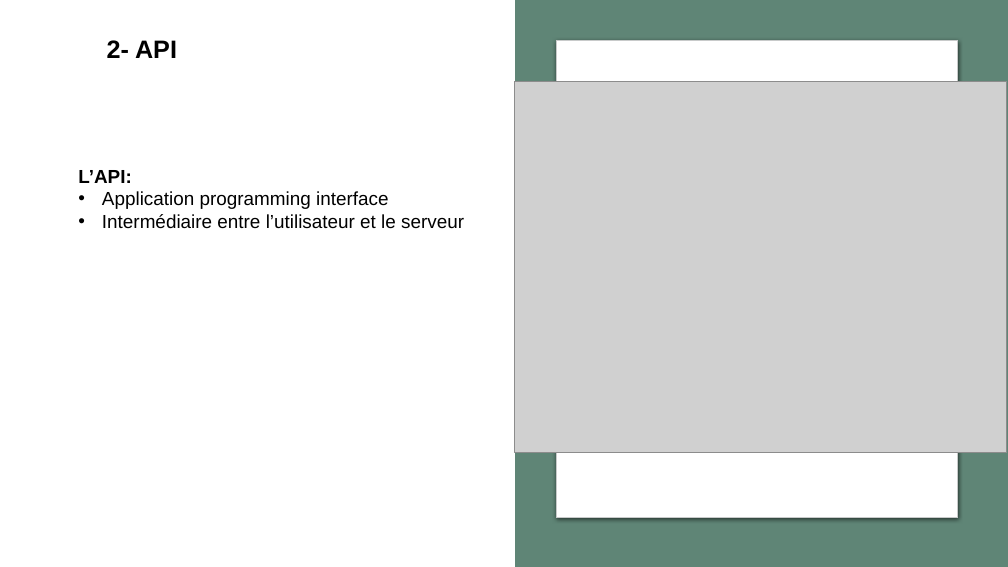
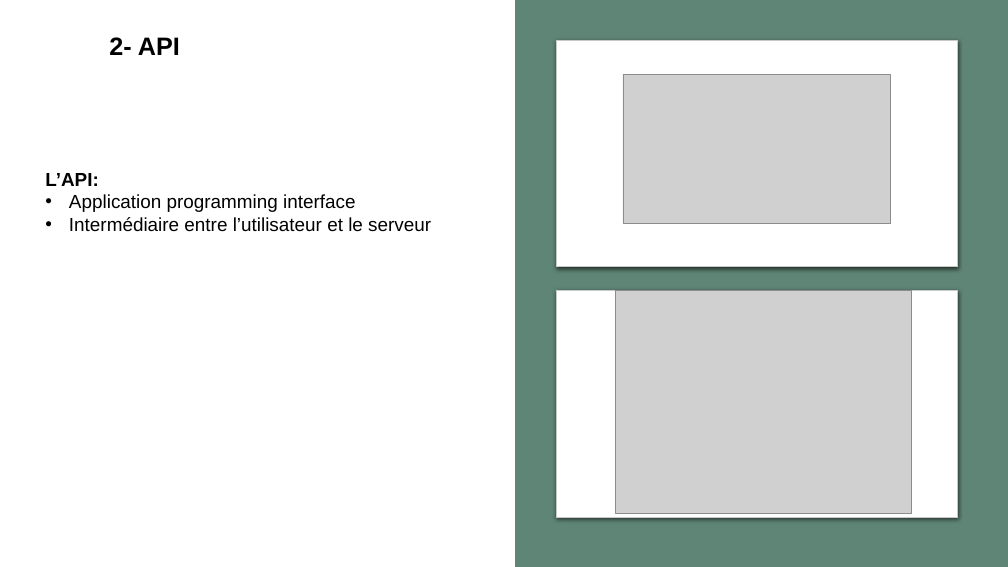
Before and after one commit to vahab12/projet-6, a slide deck: slide 4 of Présentation-P6.pptx. Drawn at 1008x567 pixels with LibreOffice and Linux fonts; fonts in the diff are those of the drawing; grey boxes stand for pictures. Boxes give left, top, right and bottom in pixels: in the first picture for what was removed or moved away, otherwise in the second. Text is boxed around its words. In the diff, an @@ line names an element or a change of style, - is before the commit and + after.

```diff
--- a/Présentation-P6.pptx
+++ b/Présentation-P6.pptx
@@ picture added at [623, 74, 890, 223] @@
@@ text "L’API:": place and size @@
-text "L’API:" at [78, 170, 464, 229]
+text "L’API:" at [45, 173, 431, 232]
@@ picture: place and size @@
-picture at [514, 81, 1006, 452]
+picture at [616, 290, 911, 513]
```
Also in this commit, not shown: 4 other slides changed, 5 slides added, 4 slides removed, 11 other files.
